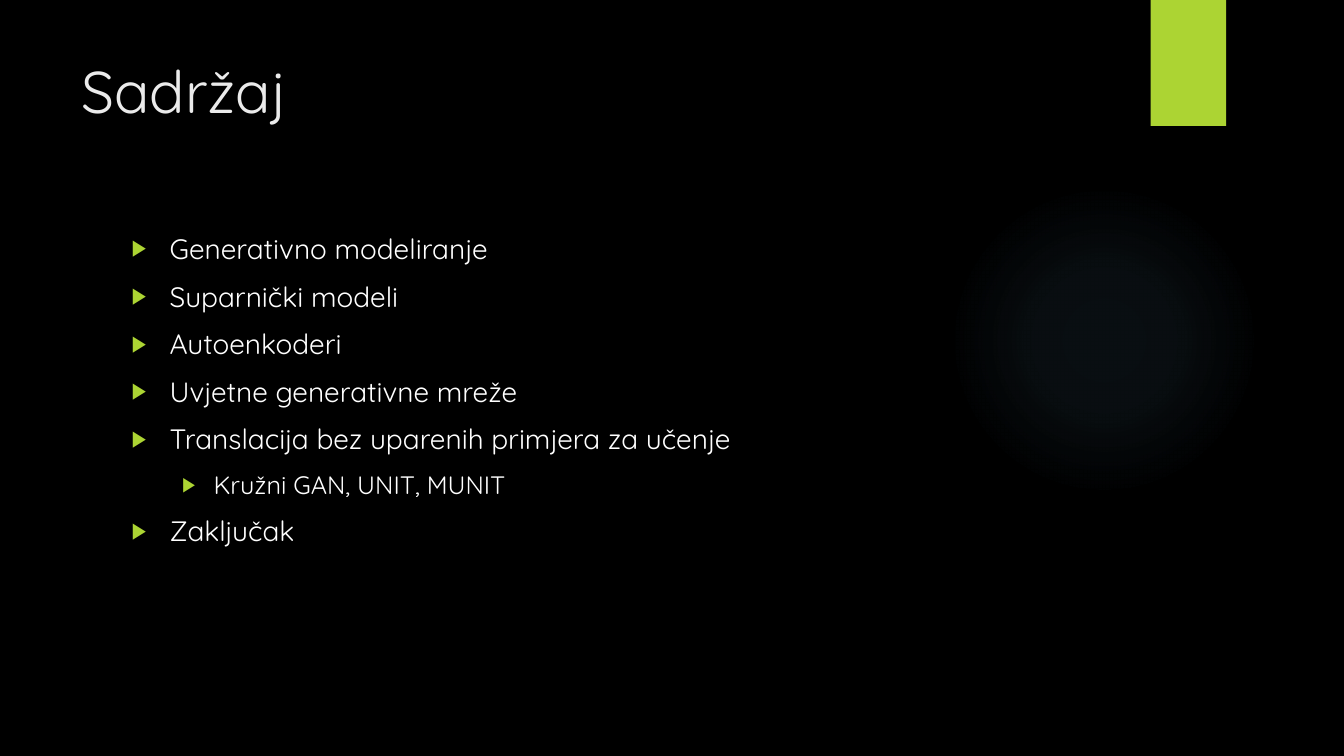
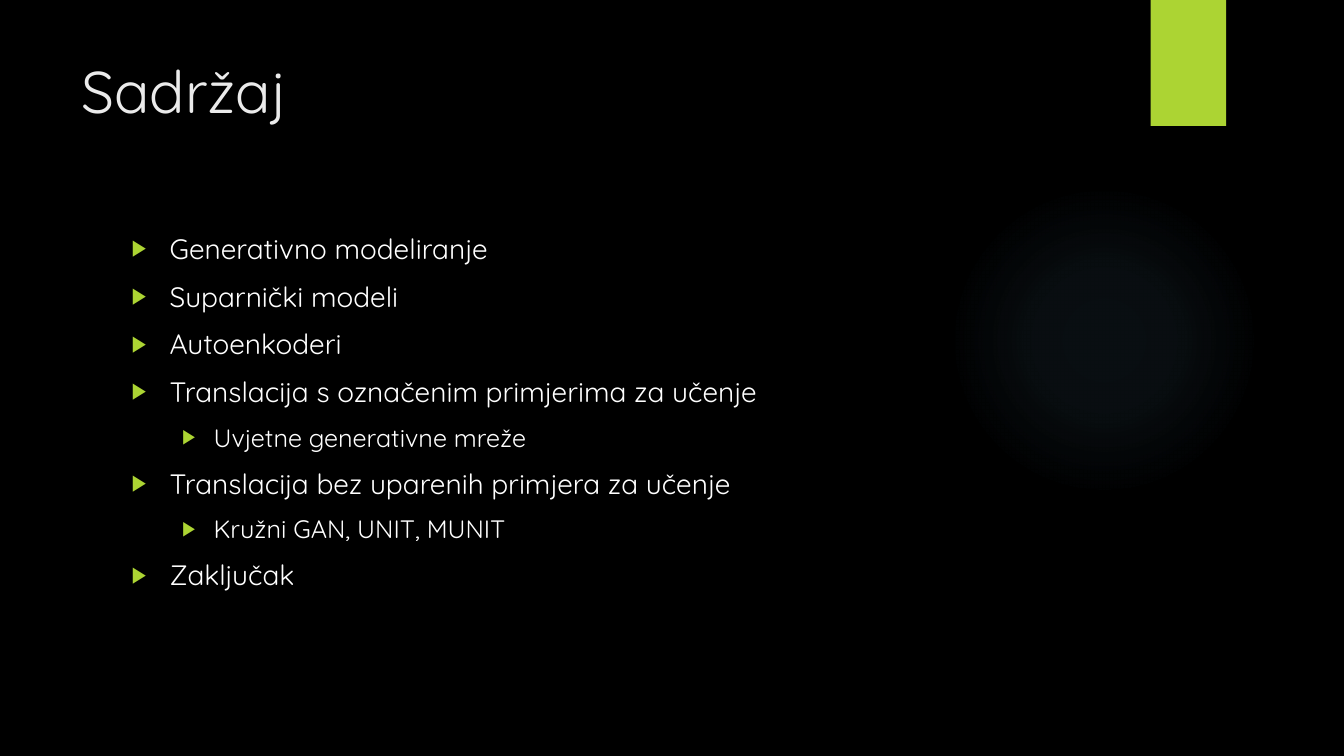
Before and after one commit to v-silverfin/fer-graduate-seminar, a slide deck: slide 2 of kvukic-seminar-presentation-2018.pptx. Drawn at 1344x756 pixels with LibreOffice and Linux fonts; fonts in the diff are those of the drawing; background and template pictures are left out. Boxes give left, top, right and bottom in pixels: in the first picture for what was removed or moved away, otherwise in the second. Text is boxed around its words. In the diff, an @@ line names an element or a change of style, - is before the commit and + after.

```diff
--- a/kvukic-seminar-presentation-2018.pptx
+++ b/kvukic-seminar-presentation-2018.pptx
@@ text "Generativno modeliranje" at (170,238,756,591): size 20 to 18 pt in "Uvjetne generativne mreže"; list level 1 to 2 in "Uvjetne generativne mreže" @@
@@ text at (170,381,756,408): paragraph added @@
+▶ Translacija s označenim primjerima za učenje
```
Also in this commit, not shown: 4 other slides changed, 1 slide added, 1 slide removed.
